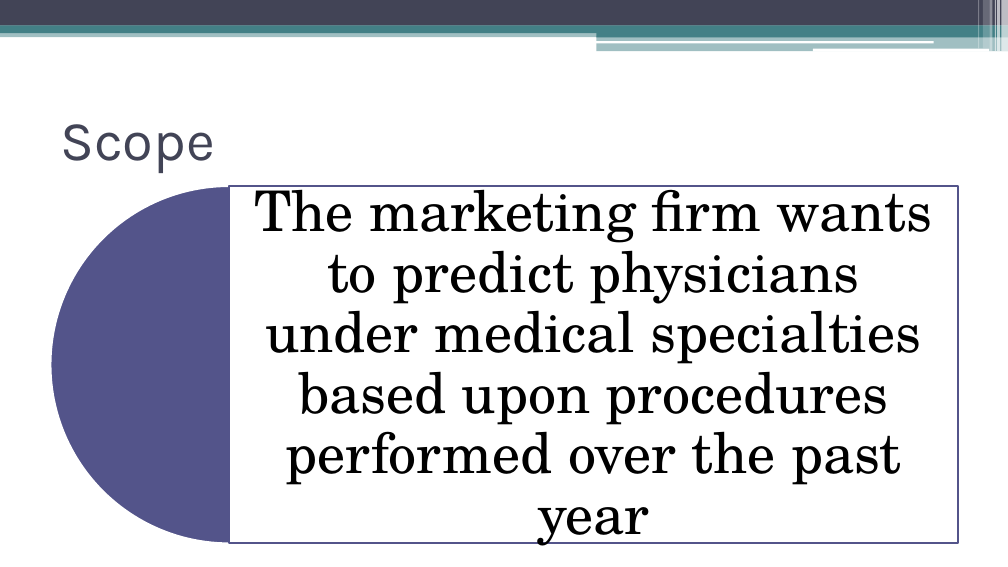
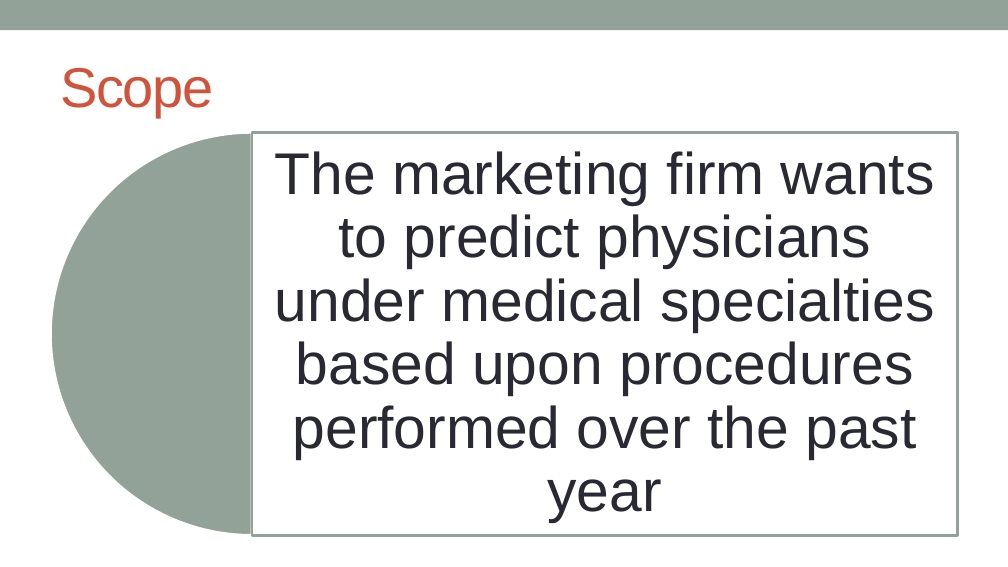
Before and after one commit to krishnatray/galvanize-dsi-capstone, a slide deck: slide 3 of presentation/DocReach.pptx. Drawn at 1008x567 pixels with LibreOffice and Linux fonts; fonts in the diff are those of the drawing. Boxes give left, top, right and bottom in pixels: in the first picture for what was removed or moved away, otherwise in the second. Text is boxed around its words. In the diff, an @@ line names an element or a change of style, - is before the commit and + after.

```diff
--- a/presentation/DocReach.pptx
+++ b/presentation/DocReach.pptx
@@ rectangle: place and size @@
-rectangle at bbox=[0, 0, 1008, 25]
+rectangle at bbox=[0, 0, 1008, 30]
@@ rectangle at bbox=[0, 0, 1008, 30]: fill #424456 to #93A299 @@
@@ rectangle removed at bbox=[0, 25, 1008, 33] @@
@@ rectangle removed at bbox=[978, 0, 979, 48] @@
@@ rectangle removed at bbox=[983, 0, 989, 48] @@
@@ rectangle removed at bbox=[990, 0, 993, 51] @@
@@ rectangle removed at bbox=[995, 0, 996, 51] @@
@@ rectangle removed at bbox=[997, 0, 1000, 51] @@
@@ rectangle removed at bbox=[1002, 0, 1008, 51] @@
@@ rectangle removed at bbox=[0, 30, 1008, 37] @@
@@ title "Scope": place and size @@
-title "Scope" at bbox=[60, 124, 215, 173]
+title "Scope" at bbox=[60, 68, 213, 117]
@@ title "Scope" at bbox=[60, 68, 213, 117]: font Karla to Arial, text colour #424456 to #D2533C, letter spacing 0 to -1 pt @@
@@ rounded rectangle removed at bbox=[596, 41, 933, 43] @@
@@ rectangle removed at bbox=[597, 30, 1008, 37] @@
@@ rectangle removed at bbox=[597, 36, 1008, 51] @@
@@ rounded rectangle removed at bbox=[812, 48, 989, 51] @@
@@ pie slice (boxed as its full ellipse): place and size @@
-pie slice (boxed as its full ellipse) at bbox=[50, 186, 408, 544]
+pie slice (boxed as its full ellipse) at bbox=[50, 132, 454, 535]
@@ pie slice (boxed as its full ellipse) at bbox=[50, 132, 454, 535]: fill #53548A to #93A299; outline #FFFFFF 1.5 pt to #FFFFFF 2.08 pt @@
@@ text "The marketing firm wants to ...": place and size @@
-text "The marketing firm wants to ..." at bbox=[254, 185, 932, 546]
+text "The marketing firm wants to ..." at bbox=[275, 151, 935, 522]
@@ text "The marketing firm wants to ..." at bbox=[275, 151, 935, 522]: size 40 to 42 pt, font TeX Gyre Schola to Arial, text colour #000000 to #292934 @@
@@ rectangle: place and size @@
-rectangle at bbox=[229, 186, 958, 544]
+rectangle at bbox=[252, 132, 958, 535]
@@ rectangle at bbox=[252, 132, 958, 535]: outline #53548A 1.5 pt to #93A299 2.08 pt @@
```
Also in this commit, not shown: 11 other slides changed, 1 slide added, 43 other files.
